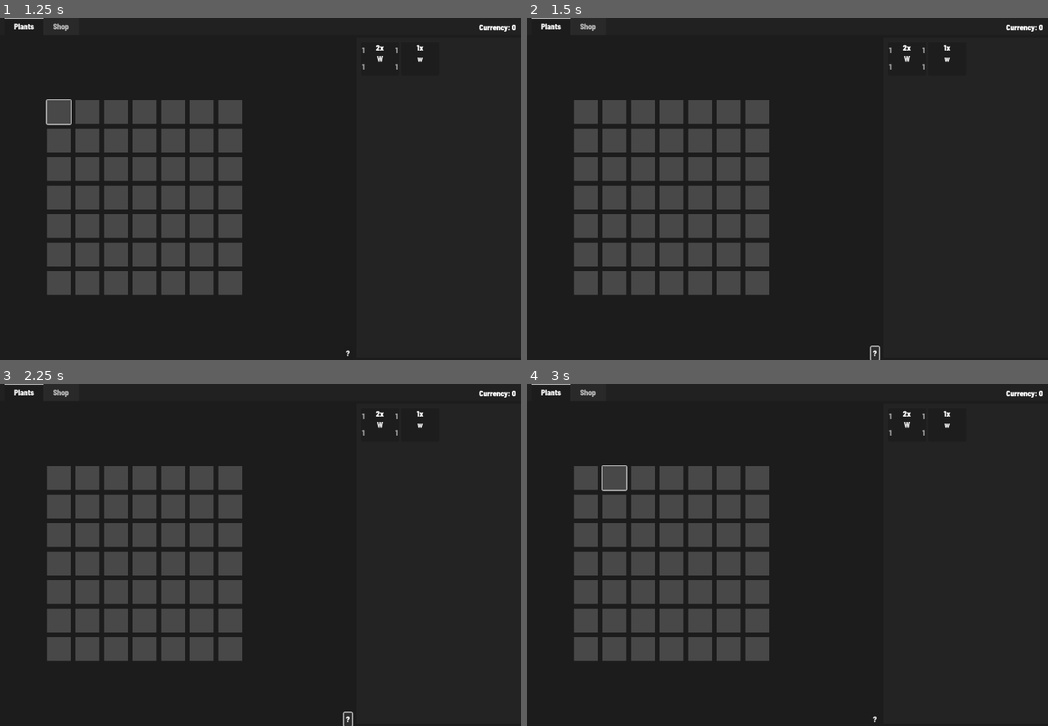
Above: before the commit, frames 1-4 (two rows, left to right).
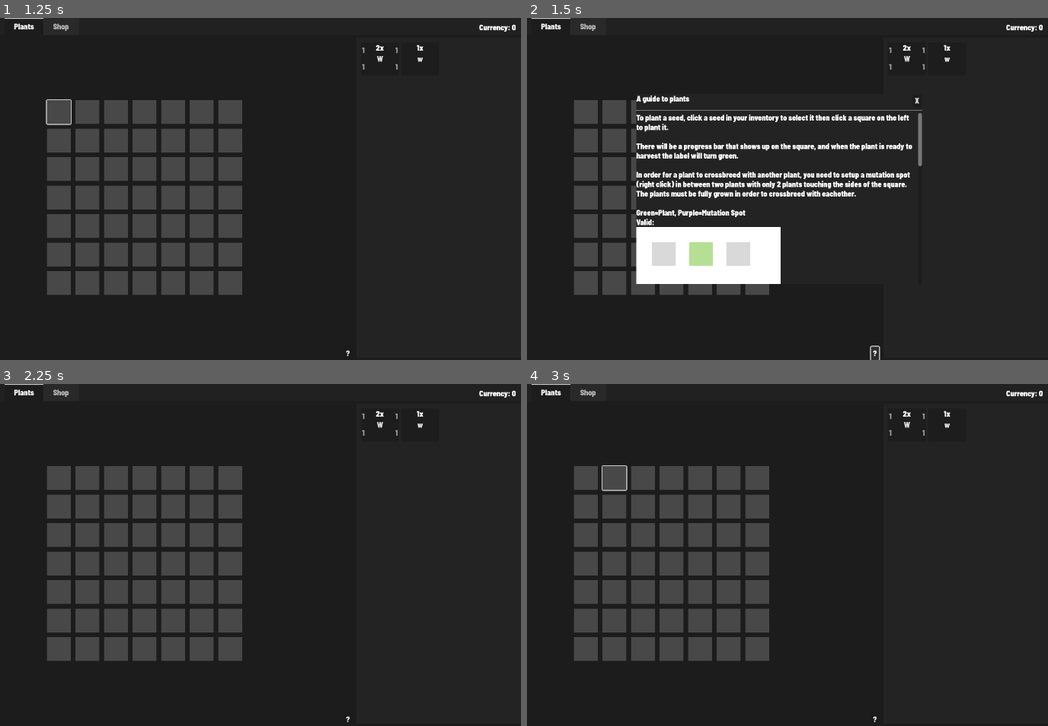
Above: after the commit, the same moments.

Repository: tylercchase/agricraft_godot
Game: Godot game, scene res://src/main.tscn
The game is run twice, just before and just after one commit, with the same random seed, the same clock (stepped at 60 frames per second) and the same inputs. The engine's default icon, where the game draws it, is replaced by a stand-in: a white triangle on a blue panel in a dark square.
Inputs (mouse positions are in pixels of both pictures, inside the frame that each line leads up to):
- Up to frame 1 (1.25 s): click (57, 113) at 0.5 s
- Up to frame 2 (1.5 s): click "?" at 1.25 s
- Up to frame 3 (2.25 s): click "?" (after the commit: "X") at 2 s
- Up to frame 4 (3 s): click (615, 479) at 2.75 s

Frame 1 is identical in both runs. In frame 2, 14% of the frame differs, in the area x 20-76%, y 22-78%; in frame 3, less than 0.1%; in frame 4, nothing differs.

Commit message:
feat: guide setup

Diff:
--- /dev/null
+++ b/src/guides/guide.gd
@@ -0,0 +1,15 @@
+extends PanelContainer
+
+@export var close_button: Button
+@export var id: String
+func _ready() -> void:
+    Events.guide_open.connect(_on_guide_open)
+    close_button.pressed.connect(Events.emit_guide_open.bind(''))
+
+func _on_guide_open(request_id: String):
+    print(request_id)
+    print('test')
+    if request_id == id:
+        visible = true
+    else:
+        visible = false
--- a/src/guides/guide_button.gd
+++ b/src/guides/guide_button.gd
@@ -1 +1,6 @@
-extends Node
+extends Button
+
+@export var id: String
+
+func _ready() -> void:
+    pressed.connect(Events.emit_guide_open.bind(id))
--- /dev/null
+++ b/src/guides/guide_manager.gd
@@ -0,0 +1,5 @@
+extends Control
+
+func _ready() -> void:
+    for child in get_children():
+        child.visible = false
--- a/src/guides/plant_guide.tscn
+++ b/src/guides/plant_guide.tscn
@@ -1,18 +1,51 @@
-[gd_scene format=3 uid="uid://7570ux4il3p3"]
+[gd_scene load_steps=2 format=3 uid="uid://7570ux4il3p3"]
 
-[node name="PlantGuide" type="PanelContainer"]
+[ext_resource type="Script" uid="uid://4poeumakygl8" path="res://src/guides/guide.gd" id="1_ghtwr"]
+
+[node name="PlantGuide" type="PanelContainer" node_paths=PackedStringArray("close_button")]
 anchors_preset = 15
 anchor_right = 1.0
 anchor_bottom = 1.0
 grow_horizontal = 2
 grow_vertical = 2
+script = ExtResource("1_ghtwr")
+close_button = NodePath("VBoxContainer/HBoxContainer/Button")
 
 [node name="VBoxContainer" type="VBoxContainer" parent="."]
 layout_mode = 2
 
-[node name="Label" type="Label" parent="VBoxContainer"]
+[node name="HBoxContainer" type="HBoxContainer" parent="VBoxContainer"]
 layout_mode = 2
+
+[node name="Label" type="Label" parent="VBoxContainer/HBoxContainer"]
+layout_mode = 2
+size_flags_horizontal = 3
+size_flags_vertical = 1
 text = "A guide to plants"
+
+[node name="Button" type="Button" parent="VBoxContainer/HBoxContainer"]
+custom_minimum_size = Vector2(20, 20)
+layout_mode = 2
+text = "X"
 
 [node name="HSeparator" type="HSeparator" parent="VBoxContainer"]
 layout_mode = 2
+
+[node name="RichTextLabel" type="RichTextLabel" parent="VBoxContainer"]
+layout_mode = 2
+size_flags_vertical = 3
+bbcode_enabled = true
+text = "To plant a seed, click a seed in your inventory to select it then click a square on the left to plant it.
+
+There will be a progress bar that shows up on the square, and when the plant is ready to harvest the label will turn green.
+
+In order for a plant to crossbreed with another plant, you need to setup a mutation spot (right click) in between two plants with only 2 plants touching the sides of the square. The plants must be fully grown in order to crossbreed with eachother.
+
+Green=Plant, Purple=Mutation Spot
+Valid:
+[img]res://assets/guides/plants_valid_1.png[/img]
+
+[img]res://assets/guides/plants_valid_2.png[/img]
+
+Having more than two plants around a spot, makes it invalid.
+[img]res://assets/guides/plants_invalid.png[/img]"
--- a/src/main.tscn
+++ b/src/main.tscn
@@ -1,8 +1,9 @@
-[gd_scene load_steps=14 format=3 uid="uid://dlr6x31phuvus"]
+[gd_scene load_steps=16 format=3 uid="uid://dlr6x31phuvus"]
 
 [ext_resource type="PackedScene" uid="uid://b7wu05i547vg0" path="res://src/plant_box/plant_box.tscn" id="1_eewff"]
 [ext_resource type="Script" uid="uid://wkwq7hadg7p6" path="res://src/plant_box/plant_grid_container.gd" id="1_gh0ne"]
 [ext_resource type="PackedScene" uid="uid://bumsxfixnyqln" path="res://src/sidebar/inventory/inventory_container.tscn" id="3_5mrjc"]
+[ext_resource type="Script" uid="uid://mupn3cxx3cu1" path="res://src/guides/guide_button.gd" id="3_mlv6i"]
 [ext_resource type="Script" uid="uid://cdkcky2vpdtn8" path="res://src/managers/interaction_manager.gd" id="4_3cfgd"]
 [ext_resource type="PackedScene" uid="uid://bxg03y15ggqqr" path="res://src/shop/buy_item/shop_buy_item_container.tscn" id="4_kf8lf"]
 [ext_resource type="Script" uid="uid://i7m14kcvvg8e" path="res://src/managers/plant_growth_manager.gd" id="5_fyndt"]
@@ -13,6 +14,7 @@
 [ext_resource type="Script" uid="uid://cg42us3h16aru" path="res://src/managers/inventory_manager.gd" id="7_rlaii"]
 [ext_resource type="PackedScene" uid="uid://q7vq66m46nni" path="res://src/tooltip/tooltip.tscn" id="8_5mrjc"]
 [ext_resource type="PackedScene" uid="uid://7570ux4il3p3" path="res://src/guides/plant_guide.tscn" id="8_srxbw"]
+[ext_resource type="Script" uid="uid://bxo5knqet1j5l" path="res://src/guides/guide_manager.gd" id="13_d3u4l"]
 
 [node name="Control" type="Control"]
 layout_mode = 3
@@ -229,6 +231,8 @@
 size_flags_vertical = 4
 size_flags_stretch_ratio = 0.0
 text = "?"
+script = ExtResource("3_mlv6i")
+id = "plants"
 
 [node name="MenuContainer" type="VBoxContainer" parent="TabContainer/Plants/Plants"]
 layout_mode = 2
@@ -377,7 +381,6 @@
 offset_right = 300.0
 
 [node name="CenterContainer" type="CenterContainer" parent="."]
-visible = false
 layout_mode = 1
 anchors_preset = 15
 anchor_right = 1.0
@@ -386,5 +389,13 @@
 grow_vertical = 2
 mouse_filter = 2
 
-[node name="PlantGuide" parent="CenterContainer" instance=ExtResource("8_srxbw")]
-layout_mode = 2
+[node name="Control" type="Control" parent="CenterContainer"]
+custom_minimum_size = Vector2(600, 400)
+layout_mode = 2
+mouse_filter = 2
+script = ExtResource("13_d3u4l")
+
+[node name="PlantGuide" parent="CenterContainer/Control" instance=ExtResource("8_srxbw")]
+visible = false
+layout_mode = 1
+id = "plants"
--- a/src/singletons/events.gd
+++ b/src/singletons/events.gd
@@ -9,6 +9,8 @@
 signal tooltip_change
 
 signal buy_item
+
+signal guide_open
 
 func emit_interaction_mode_changed(mode):
     interaction_mode_changed.emit(mode)
@@ -24,3 +26,6 @@
 
 func emit_buy_item(item: Resource, amount: int):
     buy_item.emit(item, amount)
+
+func emit_guide_open(guide: String):
+    guide_open.emit(guide)
Binary file added: assets/guides/plants_invalid.png
Not shown, added: assets/guides/plants_invalid.png.import
Binary file added: assets/guides/plants_valid_1.png
Not shown, added: assets/guides/plants_valid_1.png.import
Binary file added: assets/guides/plants_valid_2.png
Not shown, added: assets/guides/plants_valid_2.png.import
Not shown, added: src/guides/guide.gd.uid
Not shown, added: src/guides/guide_manager.gd.uid
